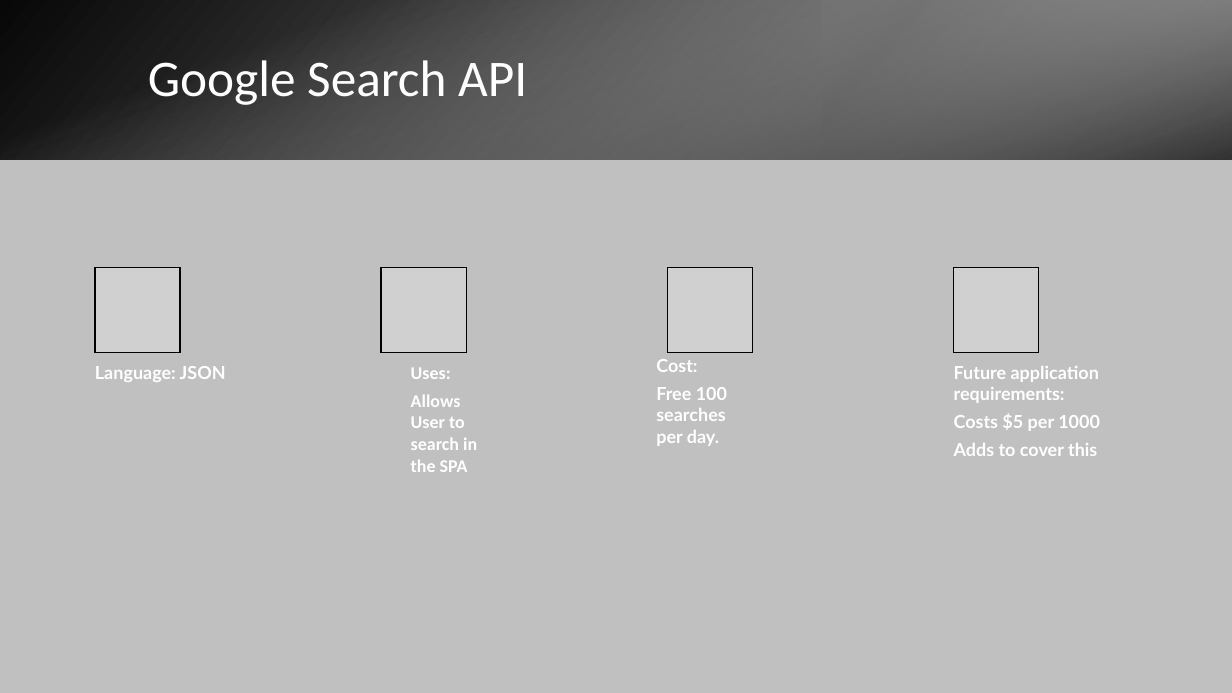
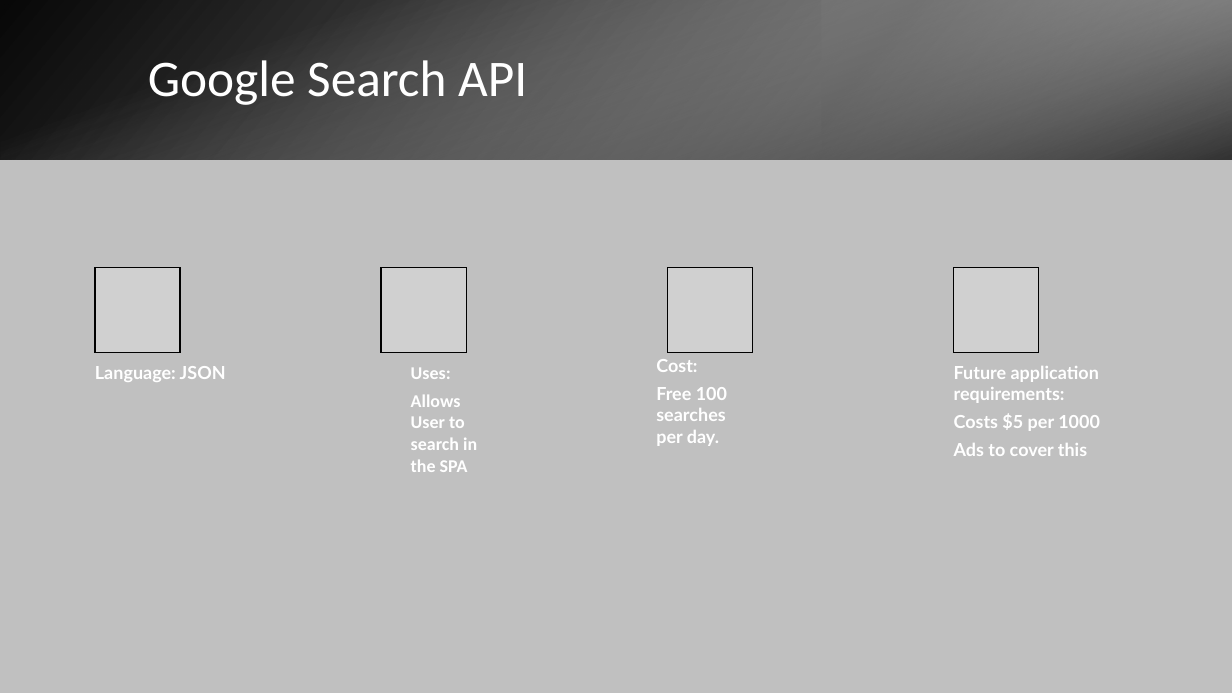
Before and after one commit to Niko-PL/Nikodem-Drabik-1004-Project, a slide deck: slide 9 of Project White Spectra.pptx (slide 7 before the commit). Drawn at 1232x693 pixels with LibreOffice and Linux fonts; fonts in the diff are those of the drawing; grey boxes stand for pictures. Boxes give left, top, right and bottom in pixels: in the first picture for what was removed or moved away, otherwise in the second. Text is boxed around its words. In the diff, an @@ line names an element or a change of style, - is before the commit and + after.

```diff
--- a/Project White Spectra.pptx
+++ b/Project White Spectra.pptx
@@ text at box(954, 443, 1087, 456): text changed @@
-Adds to cover this
+Ads to cover this
```
Also in this commit, not shown: 4 other slides changed, 6 slides added, 3 other files.
